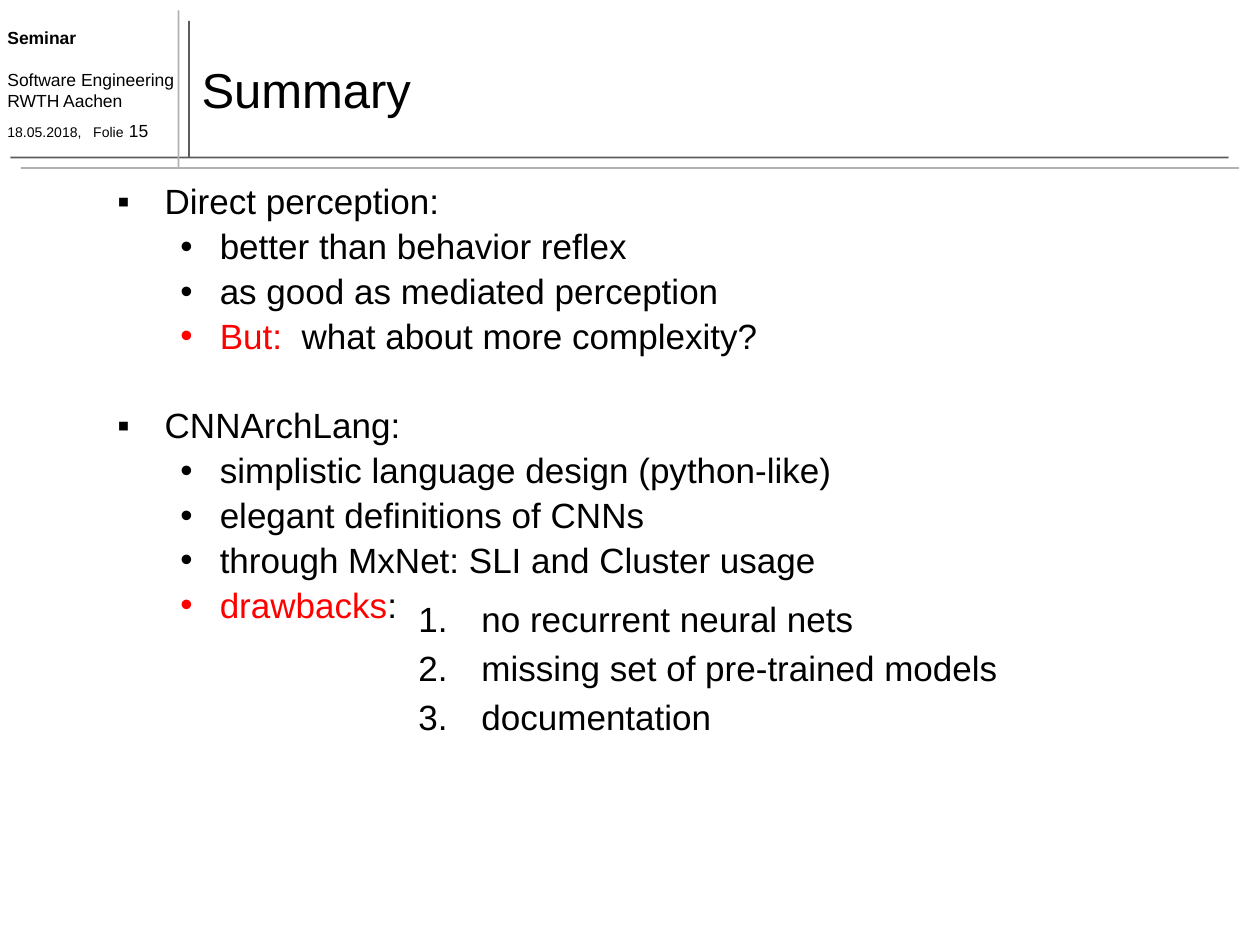
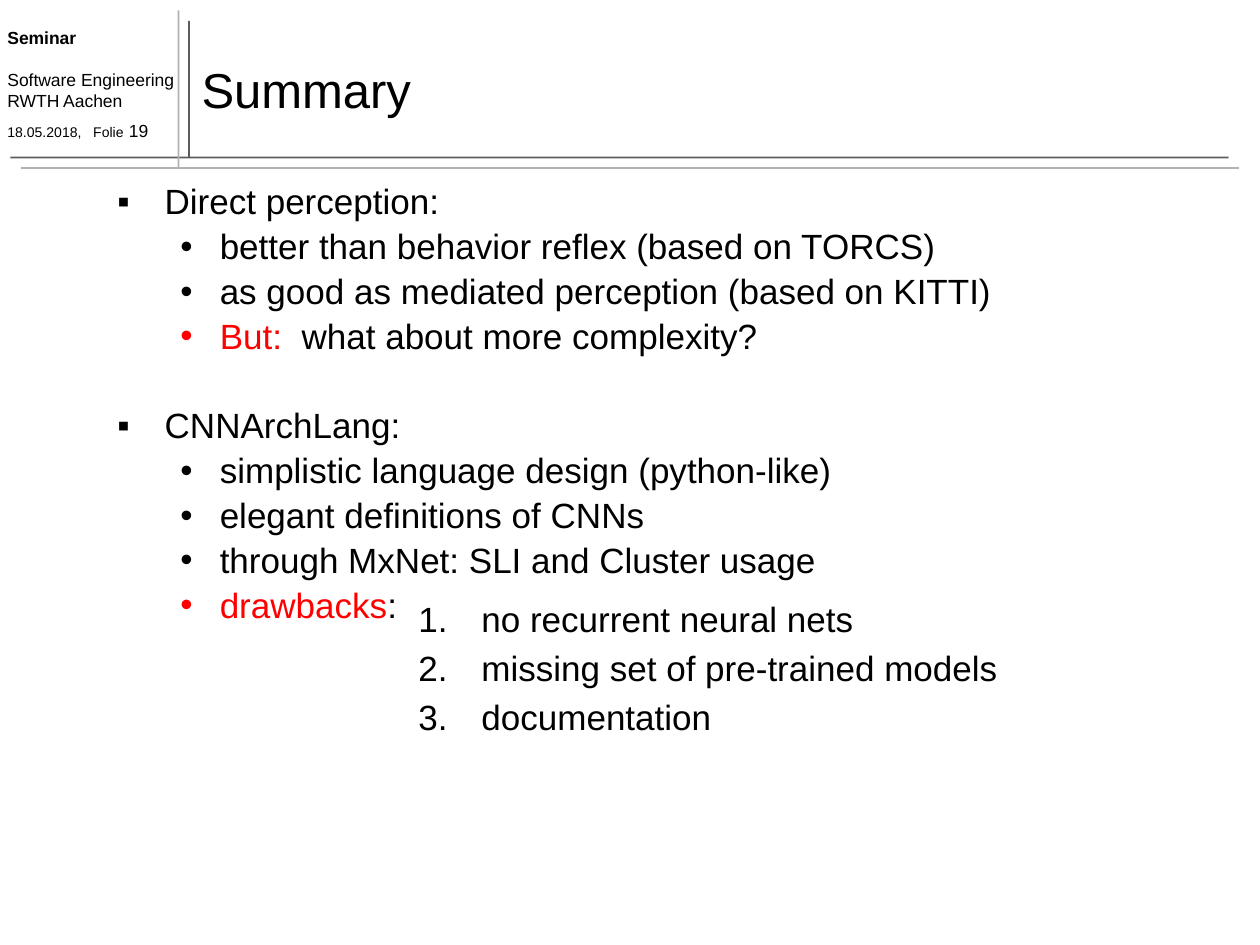
Before and after one commit to TimoBergerbusch/DeepLearningFuerAutonomesFahren, a slide deck: slide 19 of präsentation 11.06/präsentation - 11.06 - less Animation.pptx (slide 15 before the commit). Drawn at 1260x945 pixels with LibreOffice and Linux fonts; fonts in the diff are those of the drawing. Boxes give left, top, right and bottom in pixels: in the first picture for what was removed or moved away, otherwise in the second. Text is boxed around its words. In the diff, an @@ line names an element or a change of style, - is before the commit and + after.

```diff
--- a/präsentation 11.06/präsentation - 11.06 - less Animation.pptx
+++ b/präsentation 11.06/präsentation - 11.06 - less Animation.pptx
@@ text at [7, 124, 148, 139]: text changed @@
-18.05.2018, Folie 15
+18.05.2018, Folie 19
@@ text at [220, 233, 990, 311]: text changed @@
-  • better than behavior reflex
-  • as good as mediated perception
+  • better than behavior reflex (based on TORCS)
+  • as good as mediated perception (based on KITTI)
```
Also in this commit, not shown: 4 other slides changed, 4 slides added, 3 other files.
